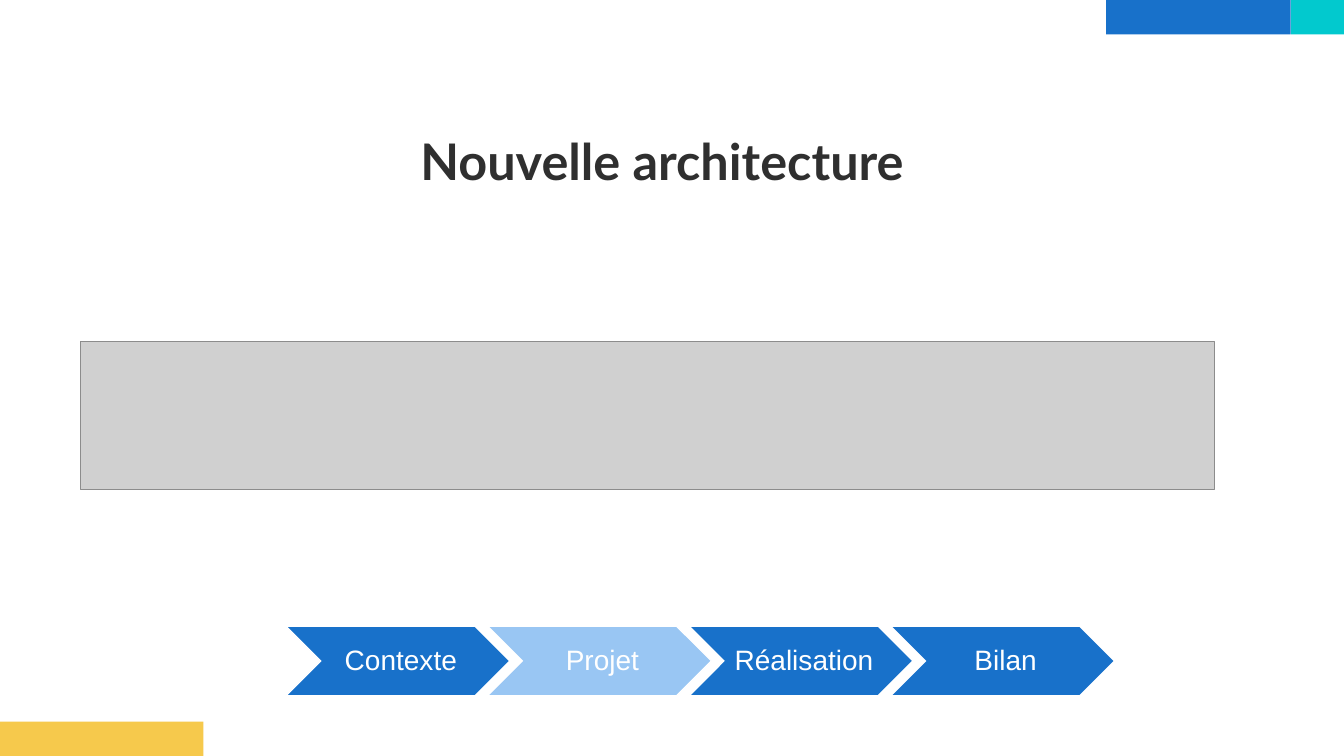
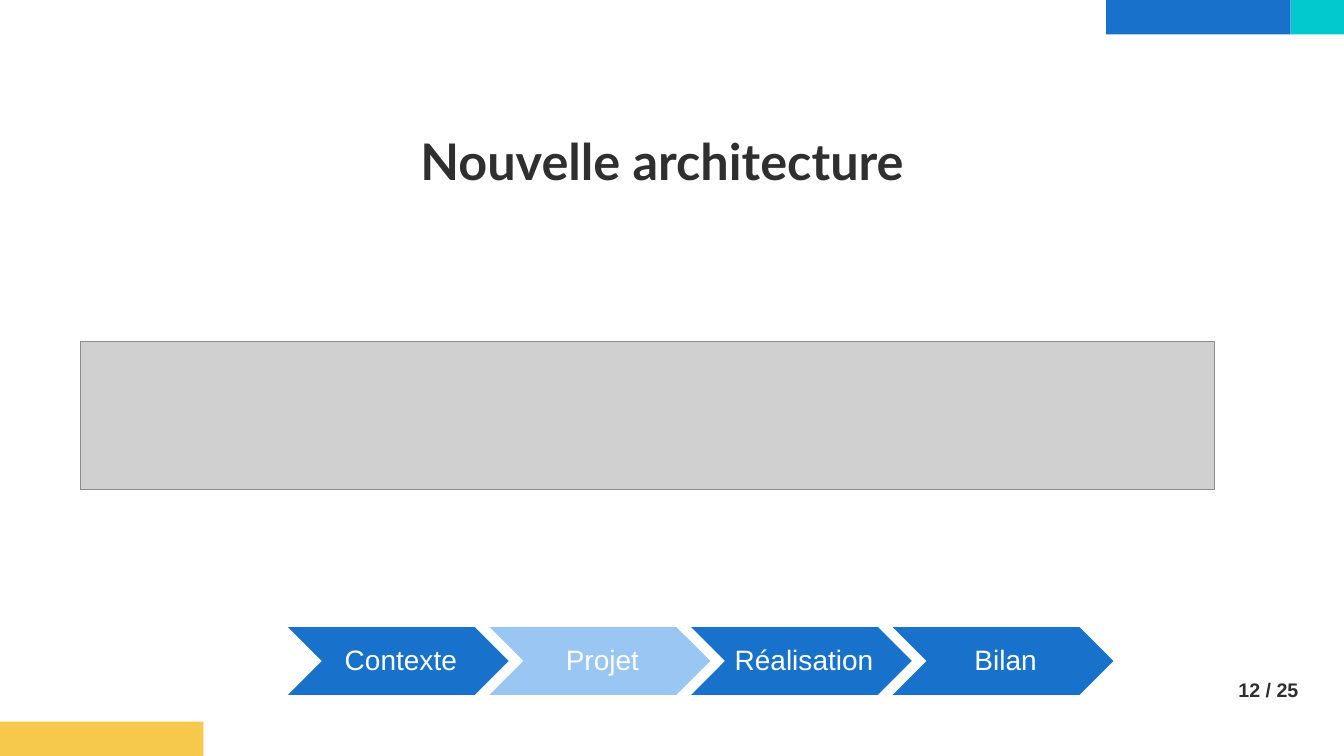
Before and after one commit to MAGREMENT/Memoire, a slide deck: slide 12 of Présentation.pptx (slide 10 before the commit). Drawn at 1344x756 pixels with LibreOffice and Linux fonts; fonts in the diff are those of the drawing; grey boxes stand for pictures. Boxes give left, top, right and bottom in pixels: in the first picture for what was removed or moved away, otherwise in the second. Text is boxed around its words. In the diff, an @@ line names an element or a change of style, - is before the commit and + after.

```diff
--- a/Présentation.pptx
+++ b/Présentation.pptx
@@ text added at (x1=1238, y1=683, x2=1299, y2=697), 14 pt, text #2F2F2F, bold @@
+12 / 25
```
Also in this commit, not shown: 20 other slides changed, 13 slides added, 1 slide removed, 1 other file.
